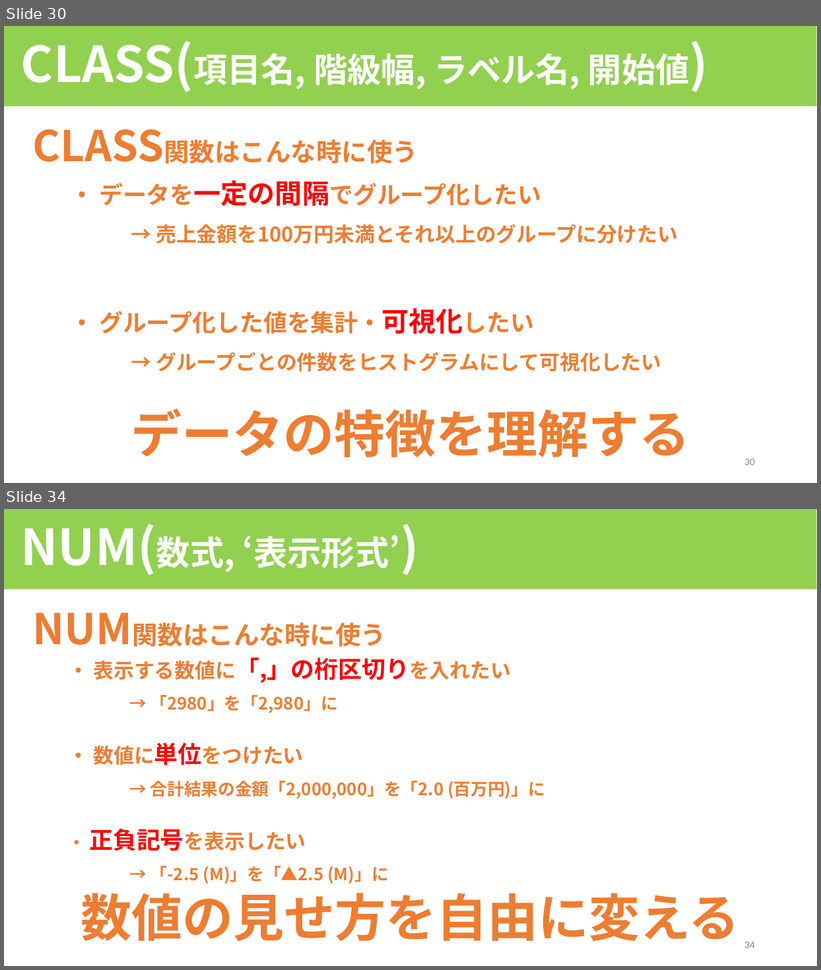
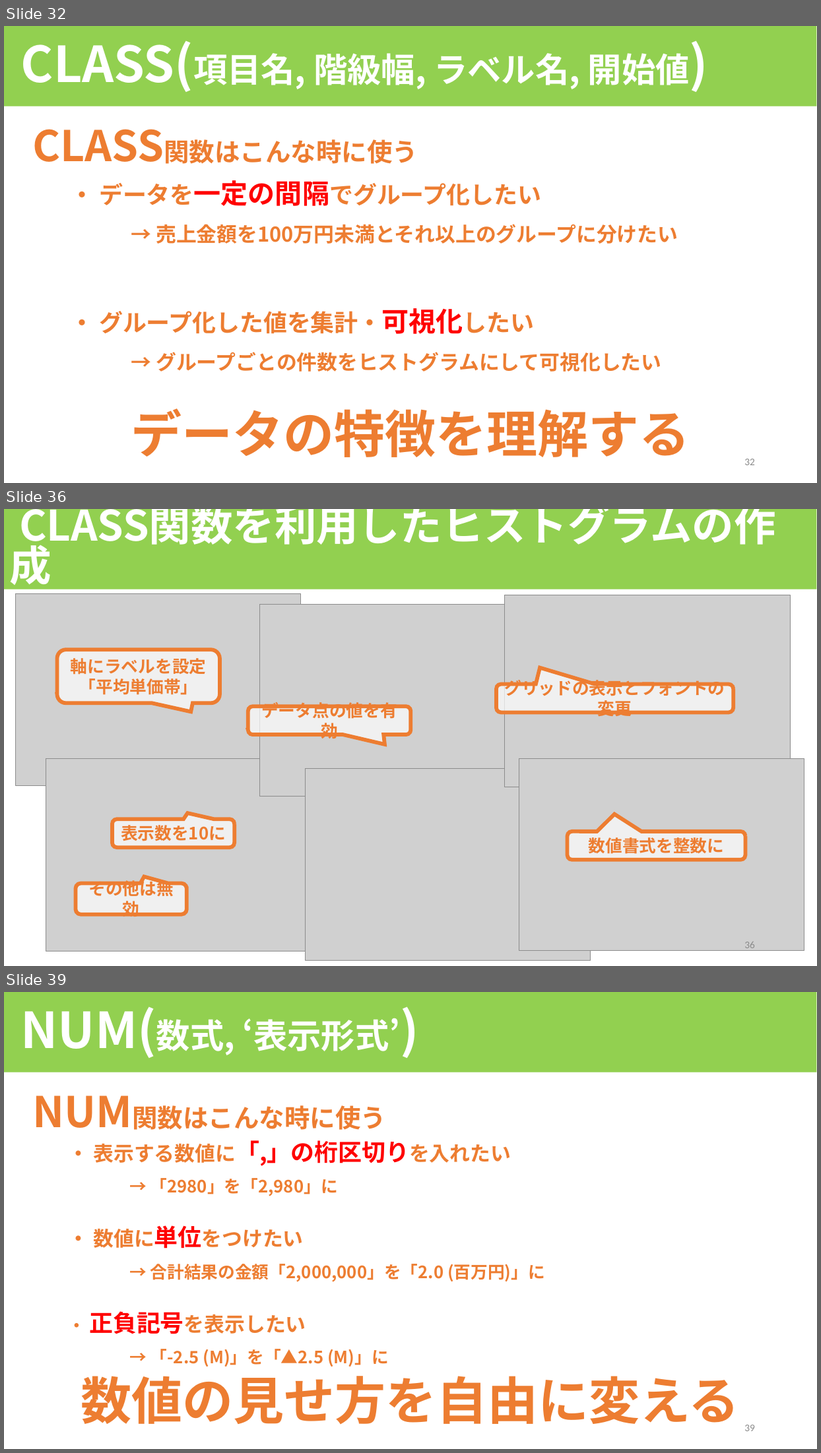
Before and after one commit to HOTNIDAS/inv_app, a slide deck: QlikViewセミナー(応用編1).pptx. Shown one above the other, each under a label of ours: slides 30 and 34 before the commit, slides 32, 36 and 39 after it; the slides between them are not shown. The pictures are 821x970 and 821x1453 pixels, drawn with LibreOffice and Linux fonts; fonts in the diff are those of the drawing; grey boxes stand for pictures. Boxes give left, top, right and bottom in pixels: in the first picture for what was removed or moved away, otherwise in the second. Text is boxed around its words. In the diff, an @@ line names an element or a change of style, - is before the commit and + after.

```diff
--- a/QlikViewセミナー(応用編1).pptx
+++ b/QlikViewセミナー(応用編1).pptx
@@ slide 36 added at box(4, 509, 817, 966), background #FFFFFF @@
@@ rectangle added at box(4, 509, 816, 590), fill #92D050, 49.5 pt, text #FFFFFF, bold @@
+CLASS関数を利用したヒストグラムの作成
@@ picture added at box(16, 593, 301, 786) @@
@@ picture added at box(259, 604, 545, 796) @@
@@ picture added at box(505, 595, 790, 787) @@
@@ rounded speech box added at box(57, 650, 220, 704), fill #FFFFFF at 70% opacity, outline #ED7D31 4.5 pt, 20 pt, text #ED7D31, bold @@
+軸にラベルを設定
+「平均単価帯」
@@ rounded speech box added at box(496, 684, 733, 712), fill #FFFFFF at 70% opacity, outline #ED7D31 4.5 pt, 20 pt, text #ED7D31, bold @@
+グリッドの表示とフォントの変更
@@ rounded speech box added at box(248, 706, 411, 735), fill #FFFFFF at 70% opacity, outline #ED7D31 4.5 pt, 20 pt, text #ED7D31, bold @@
+データ点の値を有効
@@ picture added at box(46, 759, 331, 951) @@
@@ picture added at box(519, 759, 805, 951) @@
@@ picture added at box(306, 769, 591, 961) @@
@@ rounded speech box added at box(112, 819, 234, 848), fill #FFFFFF at 70% opacity, outline #ED7D31 4.5 pt, 20 pt, text #ED7D31, bold @@
+表示数を10に
@@ rounded speech box added at box(568, 832, 746, 859), fill #FFFFFF at 70% opacity, outline #ED7D31 4.5 pt, 20 pt, text #ED7D31, bold @@
+数値書式を整数に
@@ rounded speech box added at box(75, 883, 186, 915), fill #FFFFFF at 70% opacity, outline #ED7D31 4.5 pt, 20 pt, text #ED7D31, bold @@
+その他は無効
@@ page number added at box(745, 942, 755, 952), 12 pt, text #8C8C8C @@
+36
@@ what was slide 30 is now slide 32 @@
@@ page number at box(745, 459, 755, 466): text changed @@
-30
+32
@@ what was slide 34 is now slide 39 @@
@@ page number at box(745, 1425, 755, 1432): text changed @@
-34
+39
```
Also in this commit, not shown: 2 slides changed, 8 other slides added, 2 slides removed.
